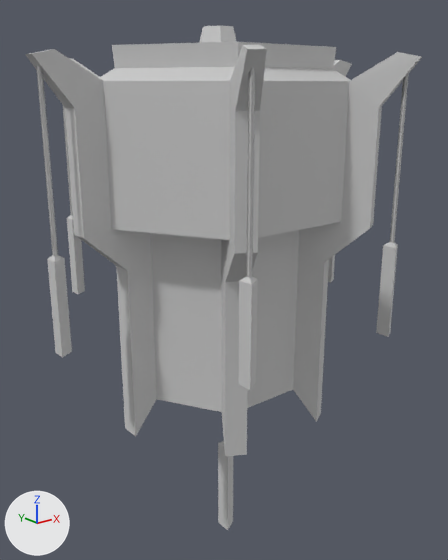
What one commit did to the FBX model Assets/Resources/Meshes/Garden_Spirit_Lantern.FBX.
Camera for both pictures: a 50 mm camera at (-0.37, -0.472, 0.219) aimed at (0.01, 0.004, 0.029). Arrows for +X, +Y and +Z are at lower left; the lights stay in place. Where no turn or scale is listed for an object, it has been applied to the vertices.

Script lines for the objects in view, before the commit:
```python
mat_gardenruins_m = principled_material('GardenRuins_M')
mat_gardenruins_m.base_color = (0.588, 0.588, 0.588)  # light grey #cacaca
mat_gardenruins_m.roughness = 0.859
me_mesh = bpy.data.meshes.new('Mesh')
me_mesh.from_pydata(...)  # 232 vertices, 425 faces; spans x -0.178..0.178, y -0.157..0.157, z -0.269..0.269
me_mesh.materials.append(mat_gardenruins_m)  # light grey #cacaca
ob_spirit_lantern = bpy.data.objects.new('Spirit_Lantern', me_mesh)
ob_spirit_lantern.location = (0.0, 0.0, 0.0)
```
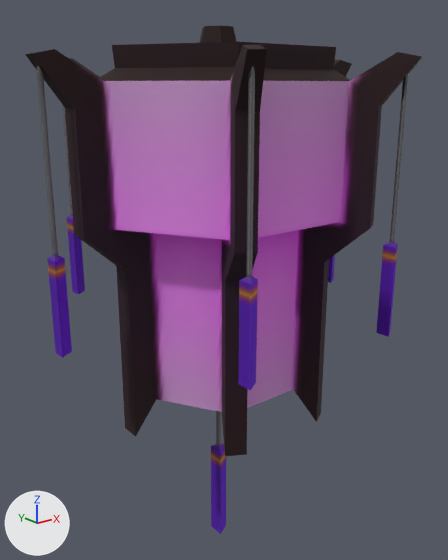
Location of each change, [x1, y1, x2, y2] in pixels of the pictures (448 x 560 px; the box of a moved part takes in the faces that stretch with it):
```json
{"object": "Spirit_Lantern", "change": "surface changed, reshaped", "before": [25, 26, 422, 530], "after": [25, 26, 422, 534]}
{"part": 1, "of": "me_mesh", "change": "moved or reshaped", "before": [218, 441, 233, 530], "after": [211, 411, 226, 534]}
```

Edits to the scene script, one JSON object a line:
```json
{"op": "add", "block": "img_garden_diffuse_png", "code": ["img_garden_diffuse_png = load_image('Garden_Diffuse.png', '../Textures/Garden_Diffuse.png', 2048, 2048, 'sRGB')"]}
{"op": "remove", "block": "mat_gardenruins_m", "code": "mat_gardenruins_m.base_color = (0.588, 0.588, 0.588)  # light grey #cacaca"}
{"op": "add", "block": "mat_gardenruins_m", "code": "mat_gardenruins_m.texture = img_garden_diffuse_png"}
{"block": "me_mesh", "where": "me_mesh.from_pydata(...)  # 232 vertices, 425 faces; spans x -0.178..0.178, y -0.157..0.157, z -0.269..0.269"}
{"block": "me_mesh", "where": "# used by ob_spirit_lantern; location = (0.0, 0.0, 0.0)"}
{"block": "me_mesh", "change": "me_mesh part 1: the loose piece of 12 vertices spanning x 0.006..0.021, y -0.008..0.009, z -0.269..0.034 is moved by (-0.011, 0.0, 0.0)"}
```
